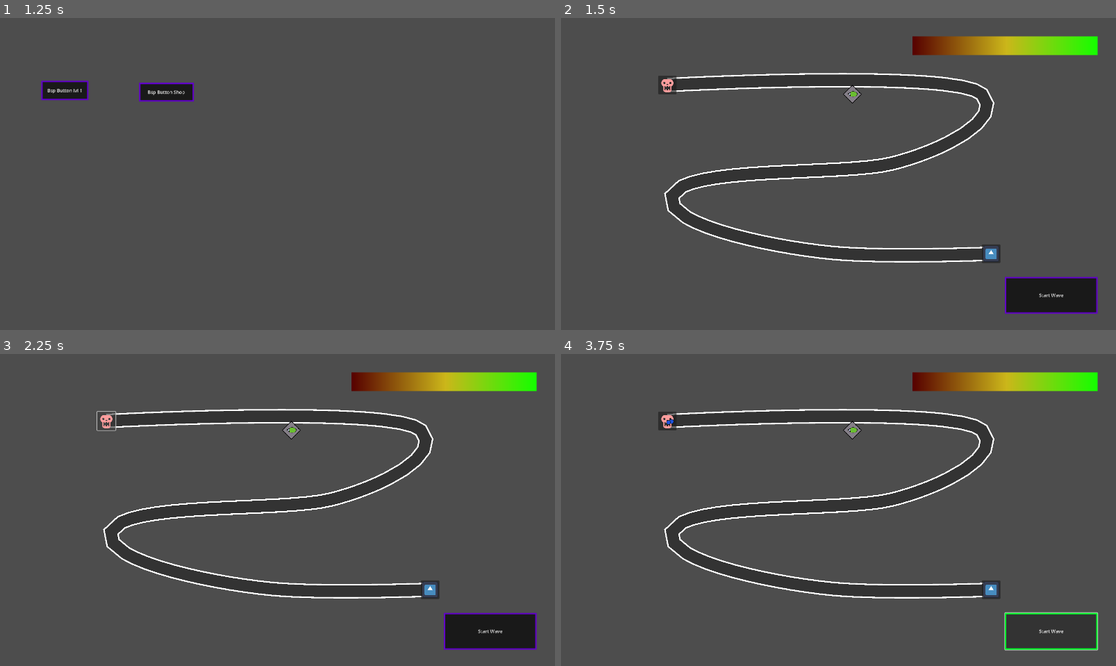
Above: before the commit, frames 1-4 (two rows, left to right).
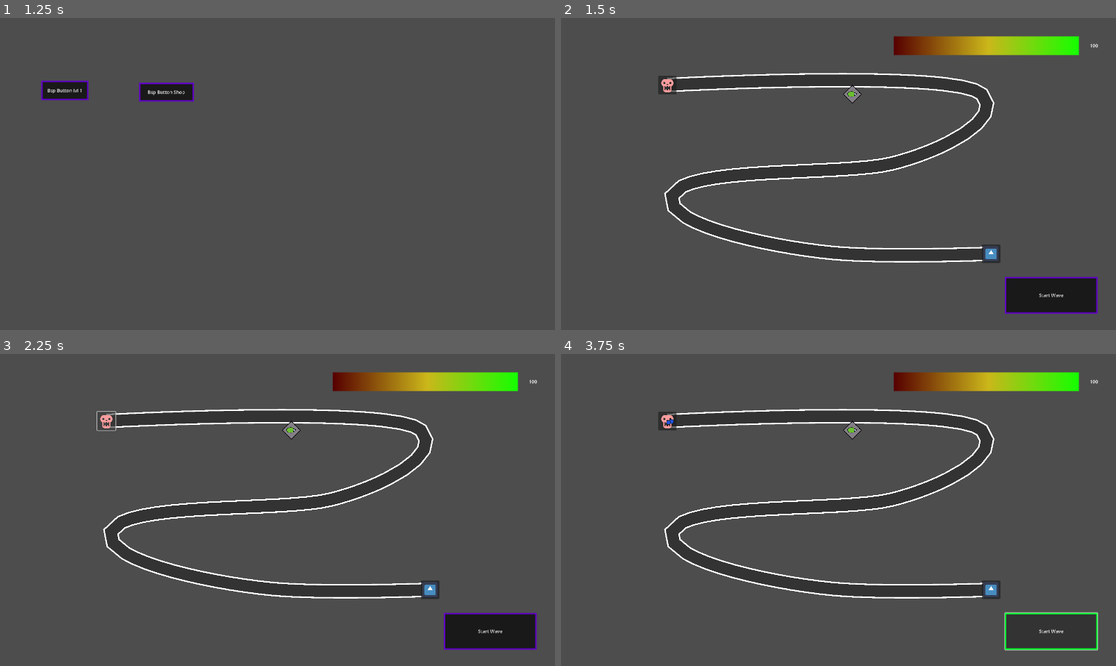
Above: after the commit, the same moments.

Repository: do3les/InfLocher-Tower-Defense
Game: Godot game, scene res://main.tscn
Two runs of this game, one before a commit and one after it. Both use one fixed random seed, a clock stepped at 60 frames per second and the inputs below. The engine's default icon, where the game draws it, is replaced by a stand-in: a white triangle on a blue panel in a dark square.
Inputs (mouse positions are in pixels of both pictures, inside the frame that each line leads up to):
- Up to frame 1 (1.25 s): click "Start Game" at 0.5 s
- Up to frame 2 (1.5 s): click "Bsp Button lvl 1" at 1.25 s
- Up to frame 3 (2.25 s): click (105, 419) at 2 s
- Up to frame 4 (3.75 s): click (666, 419) at 2.75 s; click "Start Wave" at 3.5 s

Frame 1 is identical in both runs. In frame 2, 2.1% of the frame differs, in the area x 51-97%, y 5-26%; in frame 3, 2.1%; in frame 4, 2.1%.

Commit message:
made turret look work

Diff:
--- a/interface-scenes/game_hud.tscn
+++ b/interface-scenes/game_hud.tscn
@@ -15,11 +15,20 @@
 text = "Start Wave"
 
 [node name="pgrs_health" type="TextureProgressBar" parent="."]
-offset_left = 1216.0
+offset_left = 1152.0
 offset_top = 64.0
-offset_right = 1856.0
+offset_right = 1792.0
 offset_bottom = 128.0
 value = 75.0
 nine_patch_stretch = true
 texture_progress = ExtResource("2_c0pkm")
 script = ExtResource("3_pvvb6")
+
+[node name="Label" type="Label" parent="pgrs_health"]
+layout_mode = 0
+offset_left = 640.0
+offset_right = 744.0
+offset_bottom = 64.0
+theme = ExtResource("1_ni4ji")
+horizontal_alignment = 1
+vertical_alignment = 1
--- a/interface-scenes/pgrs_health.gd
+++ b/interface-scenes/pgrs_health.gd
@@ -9,3 +9,4 @@
 # Called every frame. 'delta' is the elapsed time since the previous frame.
 func _process(delta):
 	value = get_parent().get_parent().health
+	get_child(0).text = str(value)
--- a/towers/BasicTower.tscn
+++ b/towers/BasicTower.tscn
@@ -21,9 +21,10 @@
 
 [node name="BasicTowerHead" type="Sprite2D" parent="."]
 texture = ExtResource("3_66q3f")
+flip_h = true
 
 [node name="TowerHead" type="Marker2D" parent="BasicTowerHead"]
-position = Vector2(-16, -0.5)
+position = Vector2(16, 0)
 
 [connection signal="body_entered" from="Range" to="." method="_on_range_body_entered"]
 [connection signal="body_exited" from="Range" to="." method="_on_range_body_exited"]
--- a/towers/TurretScript.gd
+++ b/towers/TurretScript.gd
@@ -4,7 +4,7 @@
 var enemy
 var built = true
 
-func _physics_process(delta):
+func _process(delta):
 	if enemyArray.size() != 0: #and built:
 		selectEnemy()
 		turn()
@@ -12,16 +12,15 @@
 		enemy = null
 
 func _ready():
-	if built:
-		self.get_node("Range/CollisionShape2D").get_shape().radius = GameData.towerStats[self.get_name()]["range"]
+	self.get_node("Range/CollisionShape2D").get_shape().radius = GameData.towerStats[self.get_name()]["range"]
 
 func selectEnemy():
-	enemyArray.sort_custom(custom_enemy_sort_by_offset)
-	enemy = enemyArray[0]
+	enemyArray.sort_custom(custom_enemy_sort_by_progress)
+	enemy = enemyArray[-1]
 
-func custom_enemy_sort_by_offset(a, b):
+func custom_enemy_sort_by_progress(a, b):
 	if typeof(a) == typeof(b):
-		return a.offset < b.offset;  # try flipping this comparison
+		return a.progress < b.progress;  # try flipping this comparison
 	else:  # Check to make sure stuff works
 		if typeof(a) == TYPE_STRING:
 			return false;
@@ -30,17 +29,21 @@
 
 
 func turn():
-	get_node("TowerHead").look_at(enemy.position)
+	get_node("BasicTowerHead").look_at(enemy.position + enemy.get_parent().position)
+	print(str(enemy.position + enemy.get_parent().position))
+	print("turn")
 
 
 
 
 
 func _on_range_body_entered(body):
-	enemyArray.append(body.get_parent())
-	print(enemyArray)
+	if built:
+		enemyArray.append(body.get_parent())
+		print("i")
 
 
 func _on_range_body_exited(body):
-	enemyArray.erase(body.get_parent())
-	print(enemyArray)
+	if built:
+		enemyArray.erase(body.get_parent())
+		print("o")
Not shown: 2 places in levels/level_1.tscn that only renumber resources
